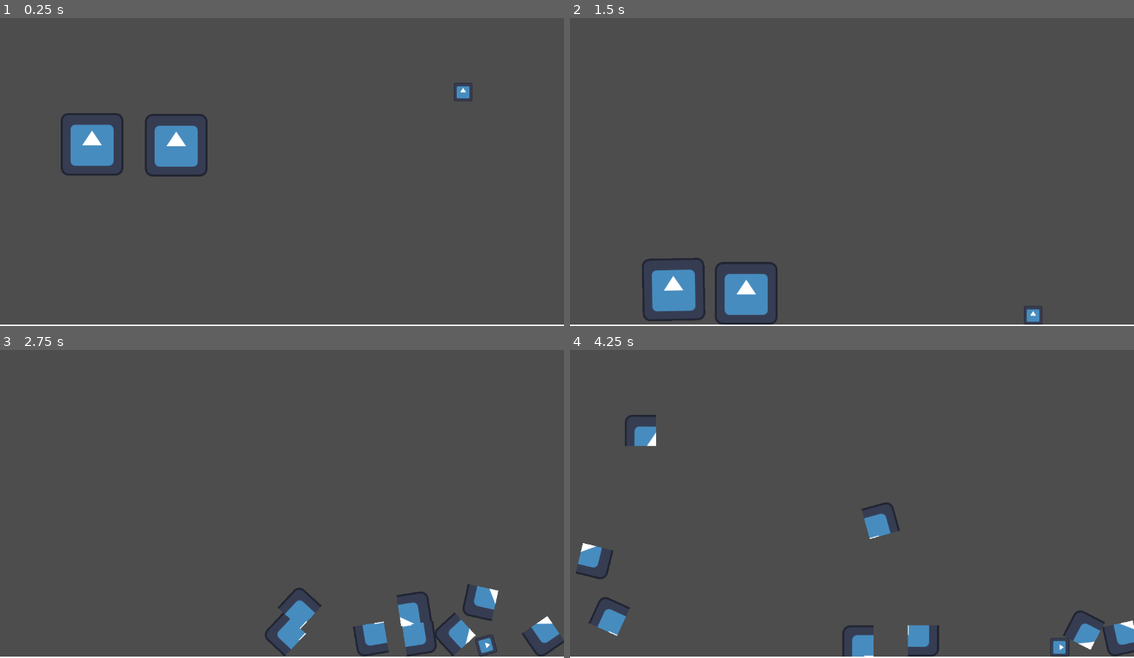
Above: before the commit, frames 1-4 (two rows, left to right).
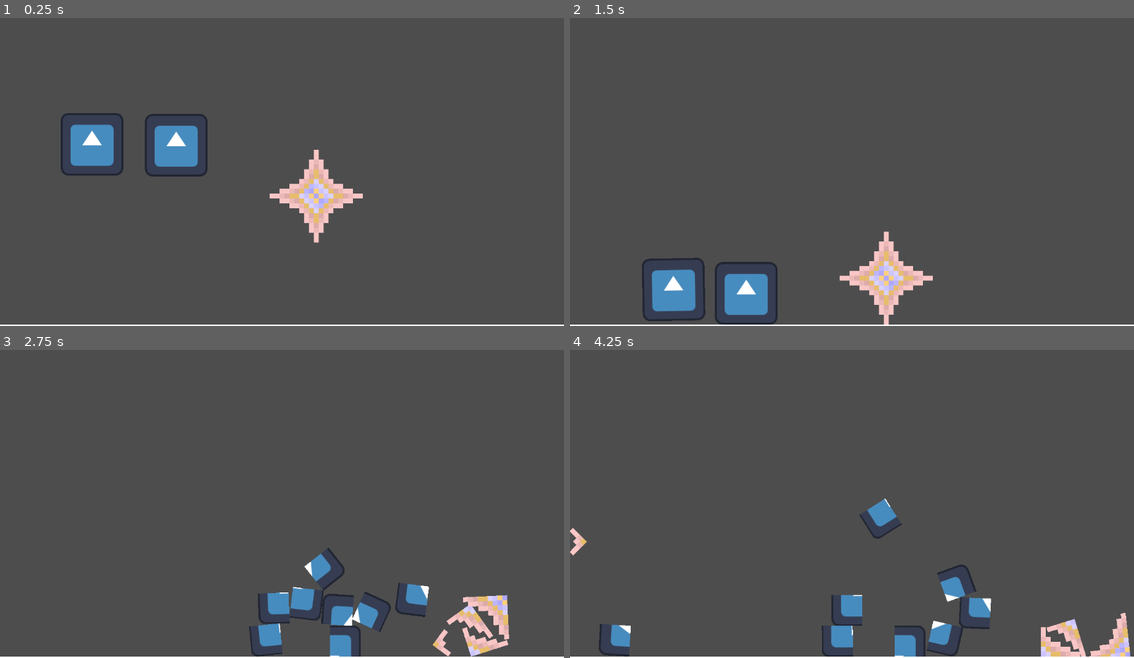
Above: after the commit, the same moments.

Repository: Mori-Meldovia/GGJ2026-Mask
Game: Godot game, scene res://Daniel Scenes/testscene.tscn
Two runs of this game, one before a commit and one after it. Both use one fixed random seed, a clock stepped at 60 frames per second and the inputs below. The engine's default icon, where the game draws it, is replaced by a stand-in: a white triangle on a blue panel in a dark square.
Inputs (mouse positions are in pixels of both pictures, inside the frame that each line leads up to):
- Up to frame 1 (0.25 s): no input
- Up to frame 2 (1.5 s): drag from (1032, 153) to (908, 98) at 0.52 s; tap Enter at 1.25 s; drag from (660, 292) to (823, 230) at 1.27 s
- Up to frame 3 (2.75 s): move the mouse to (360, 593) at 2.02 s; press the mouse at (360, 593) at 2.03 s
- Up to frame 4 (4.25 s): release the mouse at (930, 593) at 2.75 s; drag from (1021, 633) to (682, 451) at 2.77 s; drag from (891, 639) to (880, 500) at 3.52 s

The runs differ from the first frame. In frame 1, 1.8% of the frame differs, in the area x 47-84%, y 21-73%; in frame 2, 1.8%; in frame 3, 5.9%, in the area x 44-100%, y 64-100%; in frame 4, 5.7%.

Commit message:
Testing png things

Diff:
--- a/ggj-2026/Daniel Scenes/drag_and_shatter_object.tscn
+++ b/ggj-2026/Daniel Scenes/drag_and_shatter_object.tscn
@@ -12,6 +12,7 @@
 input_pickable = true
 physics_material_override = SubResource("PhysicsMaterial_ni2xo")
 gravity_scale = 1.3
+continuous_cd = 2
 contact_monitor = true
 max_contacts_reported = 4
 script = ExtResource("1_ni2xo")
--- a/ggj-2026/Daniel Scenes/draggable_only_object.tscn
+++ b/ggj-2026/Daniel Scenes/draggable_only_object.tscn
@@ -1,16 +1,23 @@
 [gd_scene format=3 uid="uid://cnpg2pnk4maky"]
 
 [ext_resource type="Script" uid="uid://c8wd7wd6b60i4" path="res://Daniel Scripts/draggable.gd" id="1_mcluh"]
-[ext_resource type="Texture2D" uid="uid://doxhqlep25o1" path="res://icon.svg" id="2_lpeen"]
+[ext_resource type="Texture2D" uid="uid://iga2fgbnxlqv" path="res://star.png" id="2_lpeen"]
 [ext_resource type="Script" uid="uid://c5thvxkk4adf5" path="res://Daniel Scripts/createCollisionPolygon.gd" id="2_tyxdv"]
+[ext_resource type="Script" uid="uid://blqv7gbby7gct" path="res://Daniel Scripts/shatterable.gd" id="4_tyxdv"]
 
 [node name="DraggableOnlyObject" type="RigidBody2D" unique_id=972531411]
+continuous_cd = 1
 contact_monitor = true
 max_contacts_reported = 4
 script = ExtResource("1_mcluh")
 metadata/_custom_type_script = "uid://c8wd7wd6b60i4"
 
 [node name="Sprite2D" type="Sprite2D" parent="." unique_id=593489356]
-scale = Vector2(0.3, 0.3)
+texture_filter = 1
+scale = Vector2(10, 10)
 texture = ExtResource("2_lpeen")
 script = ExtResource("2_tyxdv")
+
+[node name="ShatterableComponent" type="Node" parent="." unique_id=1876678611]
+script = ExtResource("4_tyxdv")
+metadata/_custom_type_script = "uid://blqv7gbby7gct"
--- a/ggj-2026/Daniel Scenes/testscene.tscn
+++ b/ggj-2026/Daniel Scenes/testscene.tscn
@@ -79,7 +79,7 @@
 shape = SubResource("RectangleShape2D_nw7ie")
 
 [node name="DraggableOnlyObject" parent="." unique_id=972531411 instance=ExtResource("3_y37vc")]
-position = Vector2(946, 132)
+position = Vector2(641, 340)
 
 [node name="Draggable" parent="." unique_id=841988232 instance=ExtResource("2_y37vc")]
 position = Vector2(188, 239)
--- a/ggj-2026/Daniel Scripts/createCollisionPolygon.gd
+++ b/ggj-2026/Daniel Scripts/createCollisionPolygon.gd
@@ -10,7 +10,7 @@
 	var bitmap = BitMap.new()
 	bitmap.create_from_image_alpha(image)
 
-	var polygons = bitmap.opaque_to_polygons(Rect2(Vector2(0, 0), bitmap.get_size()), 2.0)
+	var polygons = bitmap.opaque_to_polygons(Rect2(Vector2(0, 0), bitmap.get_size()), 2)
 
 	for polygon in polygons:
 		var collider = CollisionPolygon2D.new()
--- a/ggj-2026/Daniel Scripts/draggable.gd
+++ b/ggj-2026/Daniel Scripts/draggable.gd
@@ -12,7 +12,6 @@
 @onready var held: bool = false;
 @onready var velocity: Vector2 = Vector2(0, 0)
 @onready var shatter = $ShatterableComponent if has_node("ShatterableComponent") else null
-
 
 
 func _ready() -> void:
--- a/ggj-2026/Daniel Scripts/shatterable.gd
+++ b/ggj-2026/Daniel Scripts/shatterable.gd
@@ -24,7 +24,9 @@
 	var fragment_sprite = CollisionPolygonSprite2D.new()
 
 	fragment_sprite.texture = make_atlas_texture(sprite.texture, corner)
+	fragment_sprite.texture_filter = sprite.texture_filter
 	fragment_sprite.scale = sprite.scale
+
 
 	var fragment_size = fragment_sprite.texture.get_size()
 
@@ -43,6 +45,7 @@
 		fragment.angular_velocity = get_parent().angular_velocity
 
 	fragment.add_child(fragment_sprite)
+
 
 	return fragment
 func make_atlas_texture(texture: Texture2D, corner: fragment_corner) -> AtlasTexture:
@@ -64,6 +67,34 @@
 	atlas_texture.atlas = texture
 	atlas_texture.region = region_rect
 
+	var trimmed_region = get_opaque_bounds(texture, region_rect)
+
+	atlas_texture.atlas = texture
+	atlas_texture.region = trimmed_region
 	atlas_texture.filter_clip = true
 
 	return atlas_texture
+
+func get_opaque_bounds(texture: Texture2D, region: Rect2) -> Rect2:
+	var image = texture.get_image()
+
+	var min_x = region.size.x
+	var max_x = 0.0
+	var min_y = region.size.y
+	var max_y = 0.0
+
+
+	for x in range(region.position.x, region.position.x + region.size.x):
+		for y in range(region.position.y, region.position.y + region.size.y):
+			if image.get_pixel(x, y).a > 0.1:
+				min_x = min(min_x, x - region.position.x)
+				max_x = max(max_x, x - region.position.x)
+				min_y = min(min_y, y - region.position.y)
+				max_y = max(max_y, y - region.position.y)
+
+	return Rect2(
+		region.position.x + min_x,
+		region.position.y + min_y,
+		max_x - min_x,
+		max_y - min_y
+	)
Binary file added: ggj-2026/star.png
Not shown, added: ggj-2026/star.png.import
